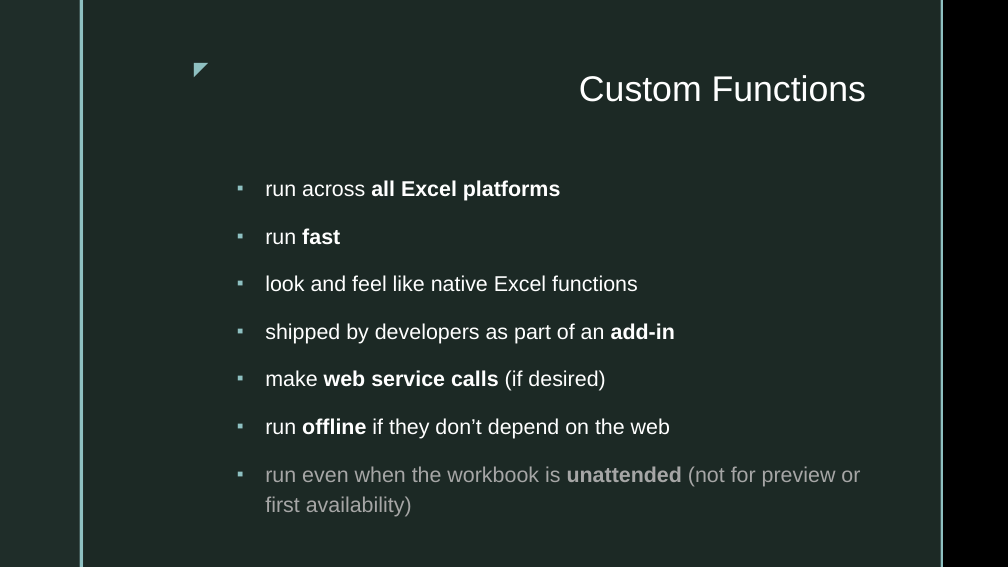
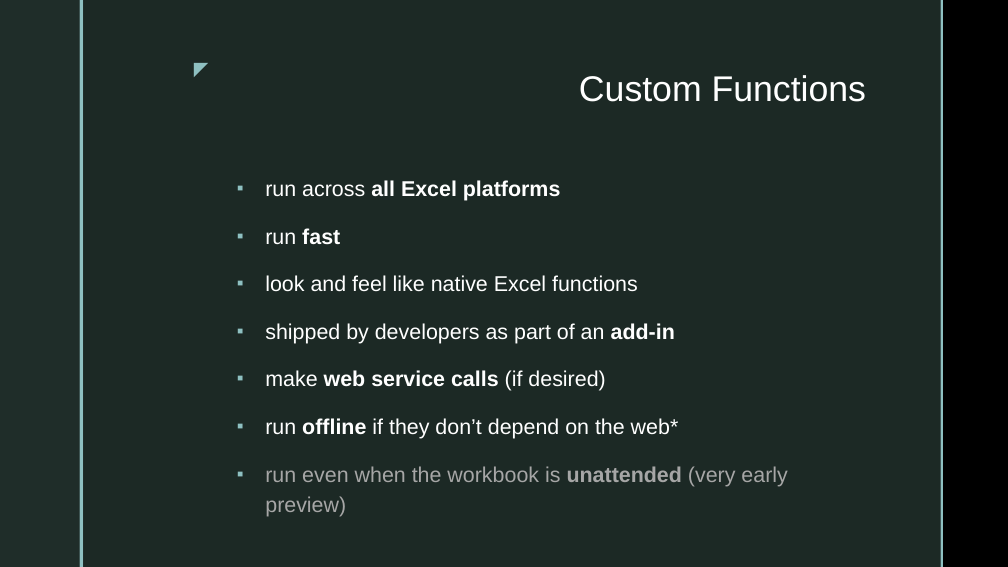
Before and after one commit to dersia/presentations, a slide deck: slide 18 of Custom Functions for Excel with Azure Functions.pptx (slide 10 before the commit). Drawn at 1008x567 pixels with LibreOffice and Linux fonts; fonts in the diff are those of the drawing; background and template pictures are left out. Boxes give left, top, right and bottom in pixels: in the first picture for what was removed or moved away, otherwise in the second. Text is boxed around its words. In the diff, an @@ line names an element or a change of style, - is before the commit and + after.

Commit message:
added new presentations

```diff
--- a/Custom Functions for Excel with Azure Functions.pptx
+++ b/Custom Functions for Excel with Azure Functions.pptx
@@ text at [265, 418, 787, 517]: text changed @@
-▪ run offline if they don’t depend on the web
-▪ run even when the workbook is unattended (not for preview or first availability)
+▪ run offline if they don’t depend on the web*
+▪ run even when the workbook is unattended (very early preview)
```
Also in this commit, not shown: 7 other slides changed, 9 slides added, 1 slide removed, 27 other files.
